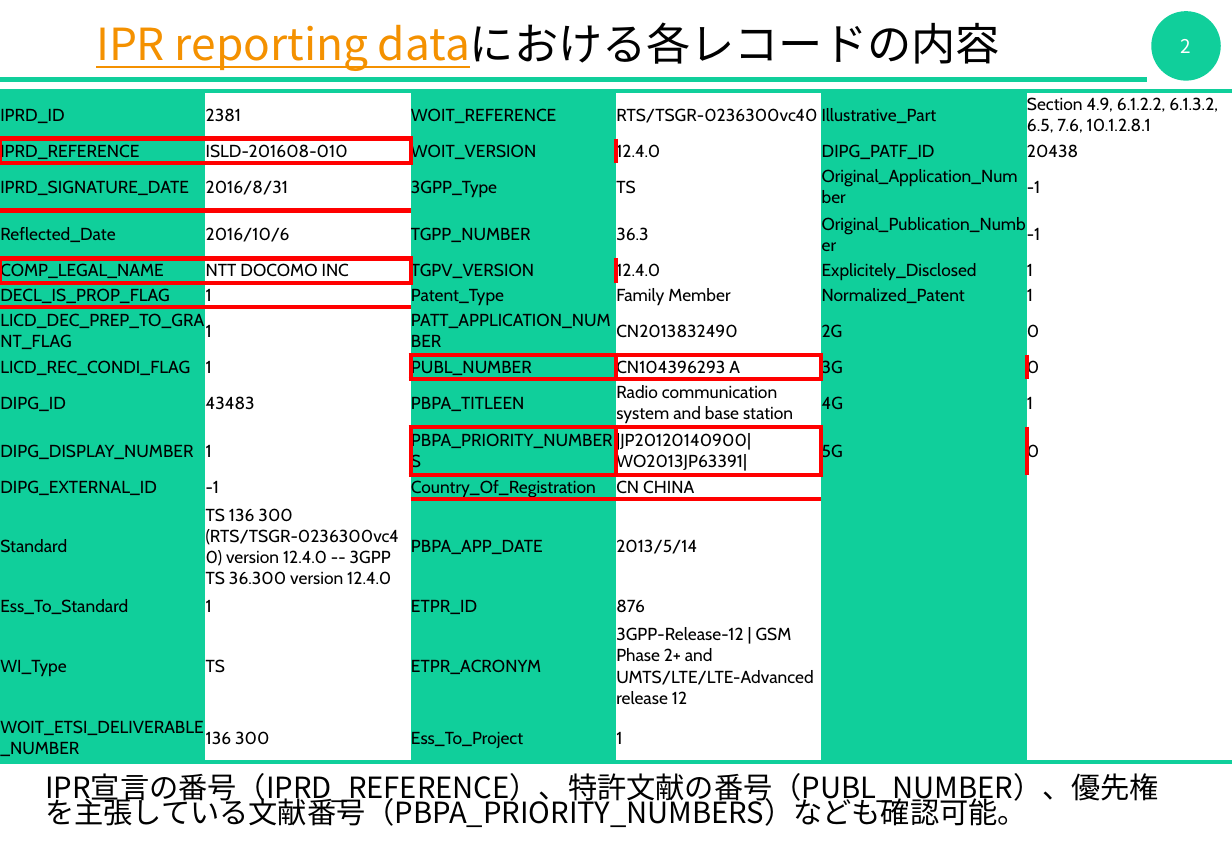
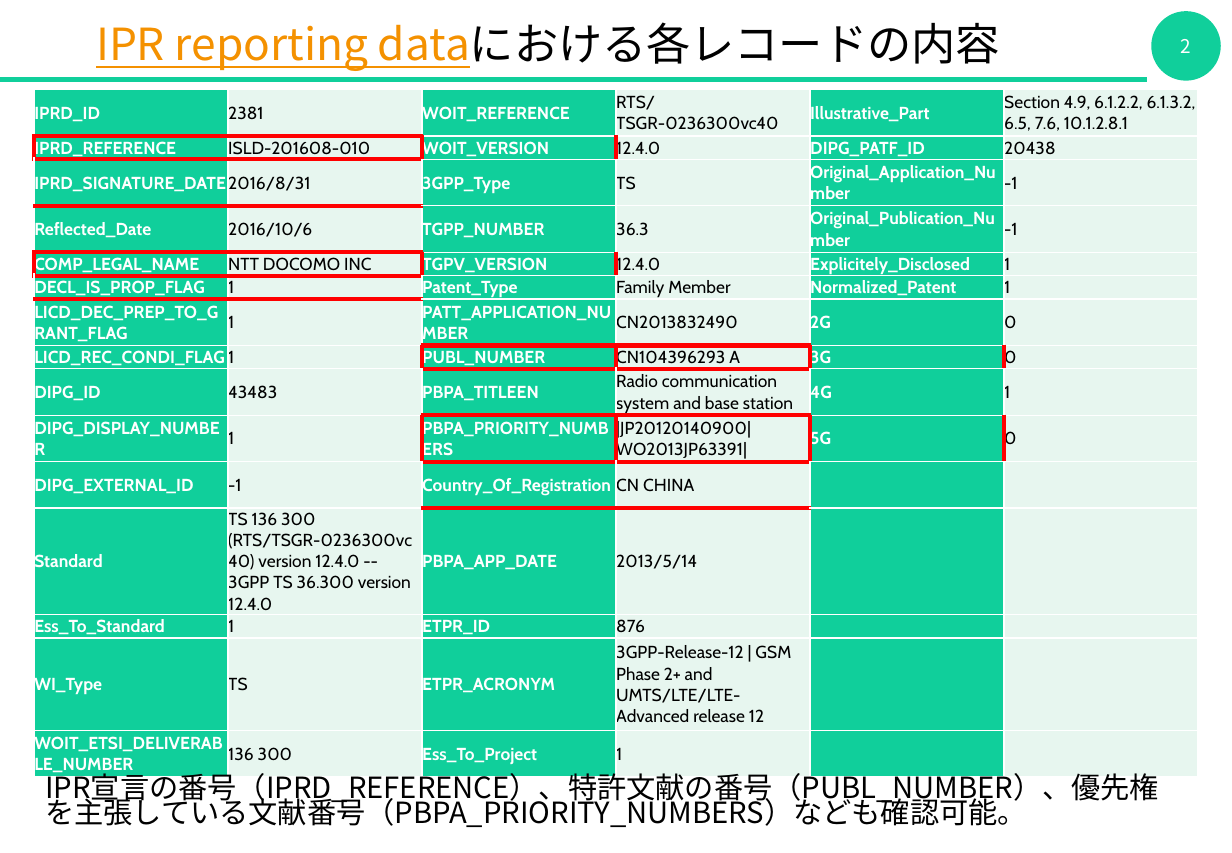
Before and after one commit to tmusimesabaoi4i/3gpp_ana_sep, a slide deck: slide 3 of 新規 Microsoft PowerPoint プレゼンテーション.pptx. Drawn at 1232x853 pixels with LibreOffice and Linux fonts; fonts in the diff are those of the drawing. Boxes give left, top, right and bottom in pixels: in the first picture for what was removed or moved away, otherwise in the second. Text is boxed around its words. In the diff, an @@ line names an element or a change of style, - is before the commit and + after.

```diff
--- a/新規 Microsoft PowerPoint プレゼンテーション.pptx
+++ b/新規 Microsoft PowerPoint プレゼンテーション.pptx
@@ table at [34,90,1201,779] @@
@@ fill none to #E7F6EF in 41 cells @@
@@ text colour #000000 to #FFFFFF, bold on in "IPRD_ID", "WOIT_REFERENCE", "Illustrative_Part", "IPRD_REFERENCE" and 36 more places @@
@@ borders changed @@
@@ table: place and size @@
-table at [0,91,1232,763]
+table at [34,90,1201,779]
```
Also in this commit, not shown: 2 other slides changed, 3 slides added, 14 other files.
